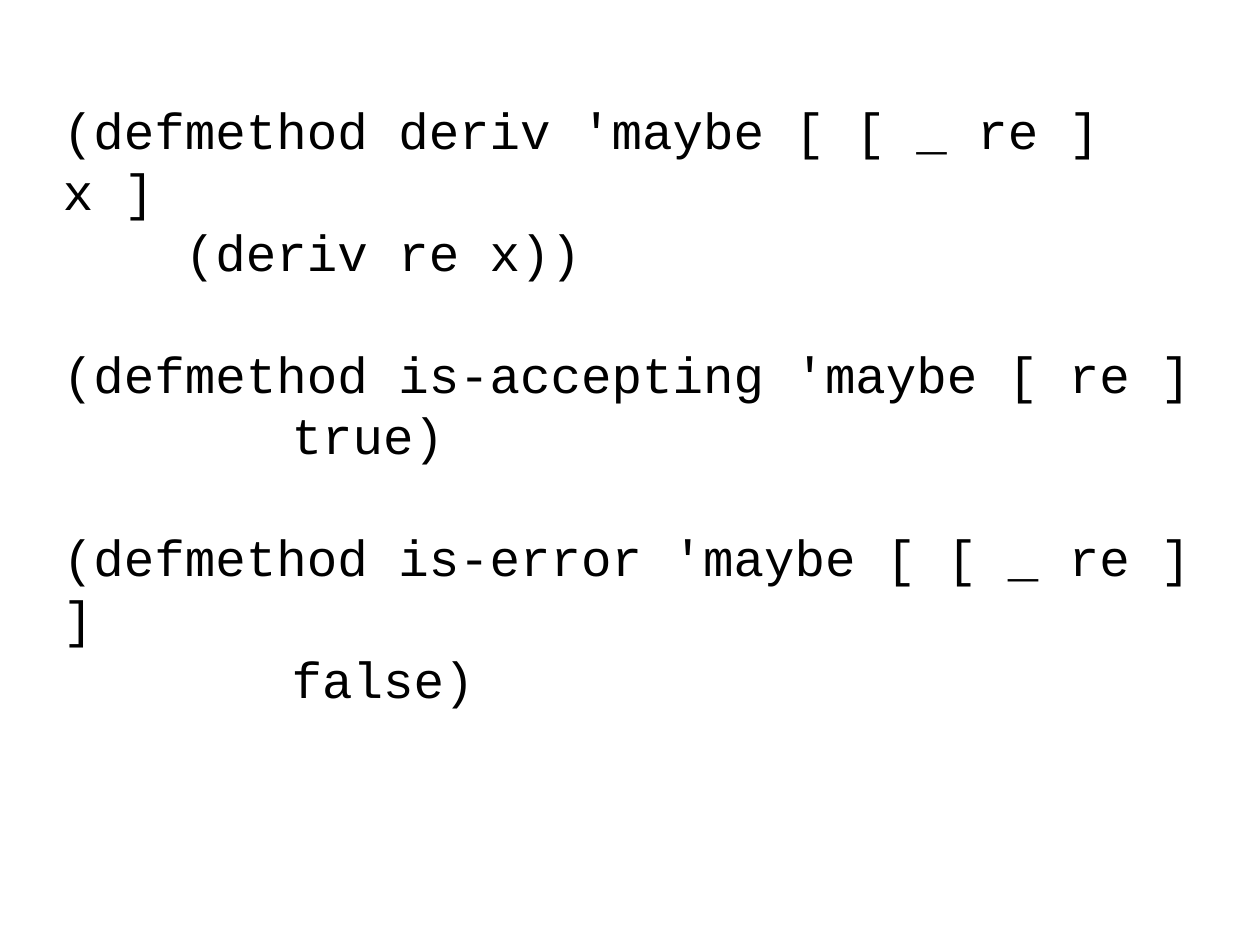
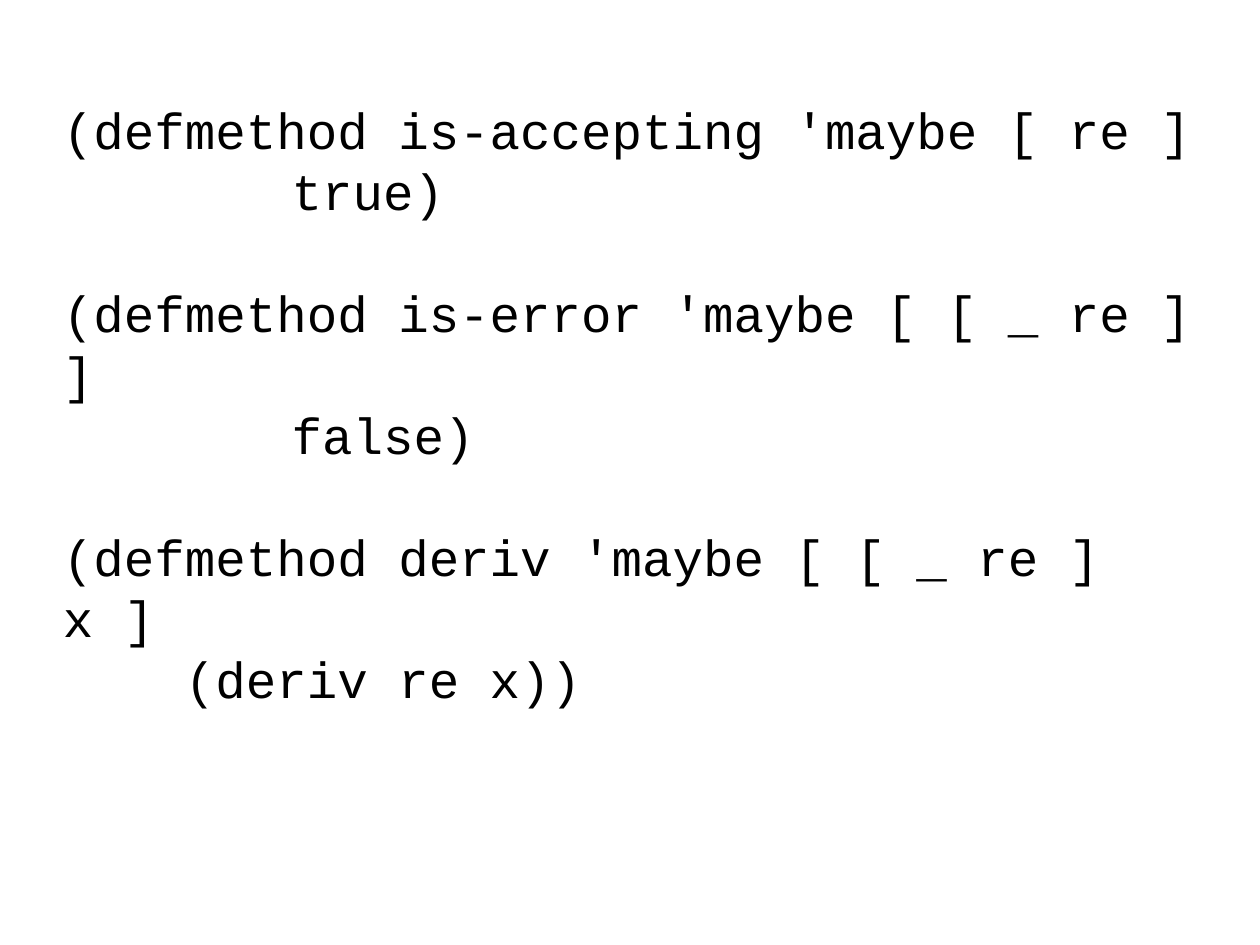
Before and after one commit to bhurt/presentations, a slide deck: slide 82 of pdre.odp (slide 78 before the commit). Drawn at 1260x945 pixels with LibreOffice and Linux fonts; fonts in the diff are those of the drawing. Boxes give left, top, right and bottom in pixels: in the first picture for what was removed or moved away, otherwise in the second. Text is boxed around its words. In the diff, an @@ line names an element or a change of style, - is before the commit and + after.

```diff
--- a/pdre.odp
+++ b/pdre.odp
@@ subtitle at [63, 112, 1038, 282]: paragraphs removed @@
-(defmethod deriv 'maybe [ [ _ re ] x ]
-(deriv re x))
@@ subtitle at [63, 539, 1038, 709]: paragraphs added @@
+(defmethod deriv 'maybe [ [ _ re ] x ]
+(deriv re x))
```
Also in this commit, not shown: 10 other slides changed, 7 slides added, 1 slide removed, 1 other file.
